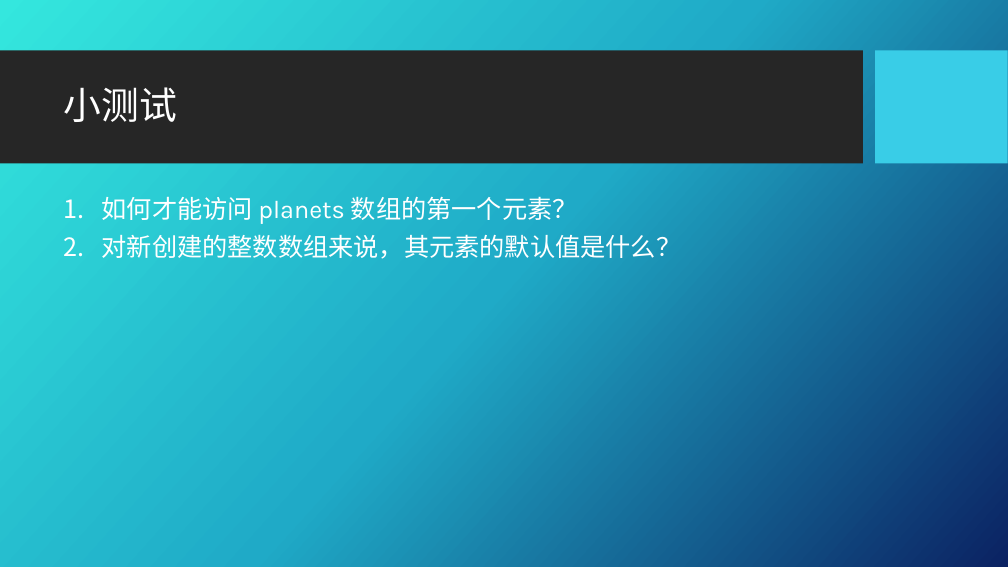
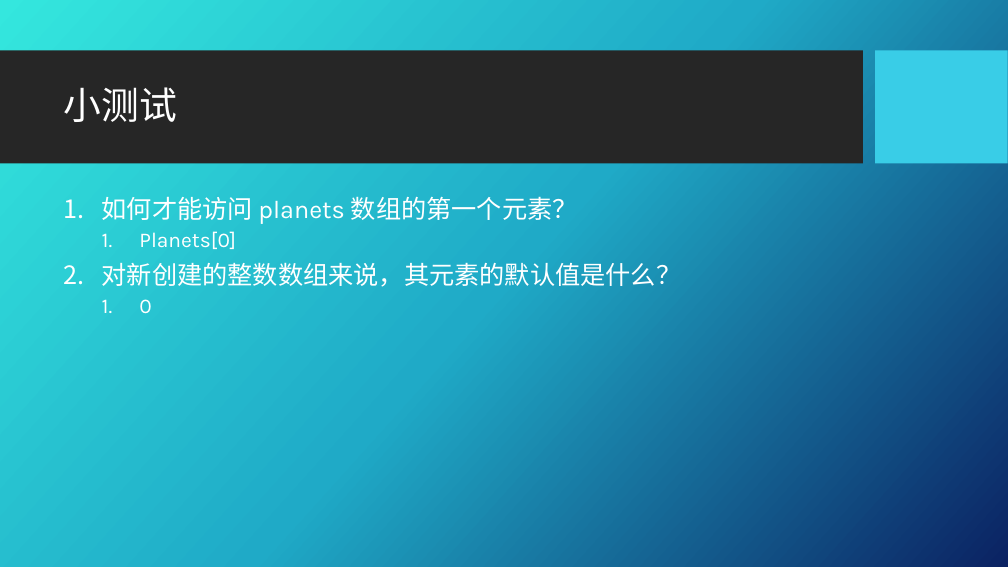
Before and after one commit to Applevegetable/note, a slide deck: slide 5 of PPT/Go 16.pptx. Drawn at 1008x567 pixels with LibreOffice and Linux fonts; fonts in the diff are those of the drawing; background and template pictures are left out. Boxes give left, top, right and bottom in pixels: in the first picture for what was removed or moved away, otherwise in the second. Text is boxed around its words. In the diff, an @@ line names an element or a change of style, - is before the commit and + after.

```diff
--- a/PPT/Go 16.pptx
+++ b/PPT/Go 16.pptx
@@ text at bbox=[139, 231, 236, 249]: paragraph added @@
+  1. Planets[0]
@@ text at bbox=[139, 299, 151, 314]: paragraph added @@
+  1. 0
```
Also in this commit, not shown: 5 other slides changed, 13 other files.
